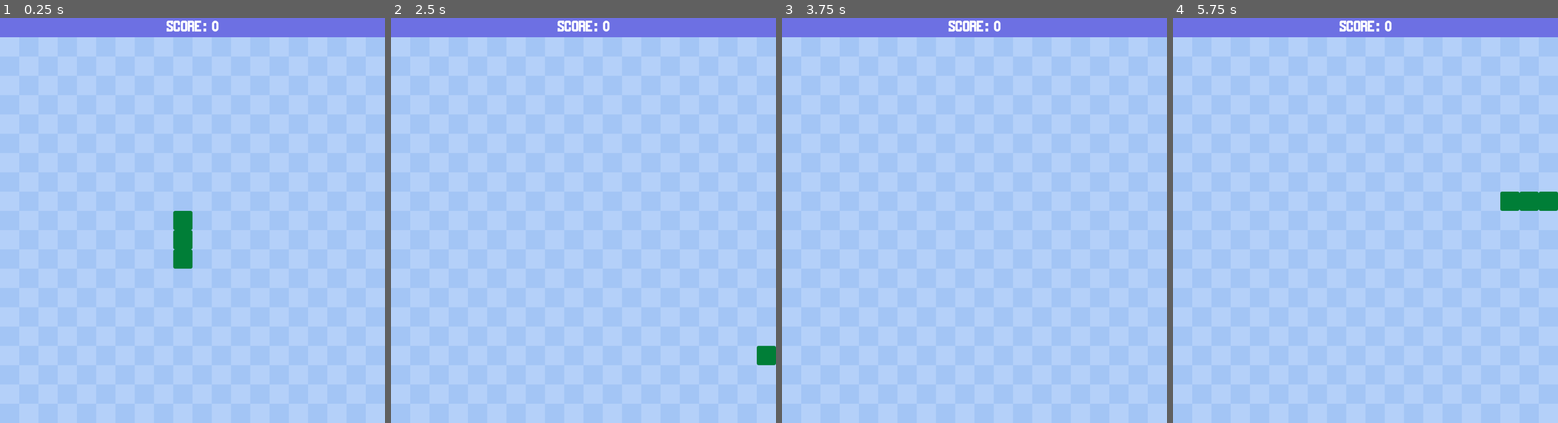
Above: before the commit, frames 1-4 (left to right).
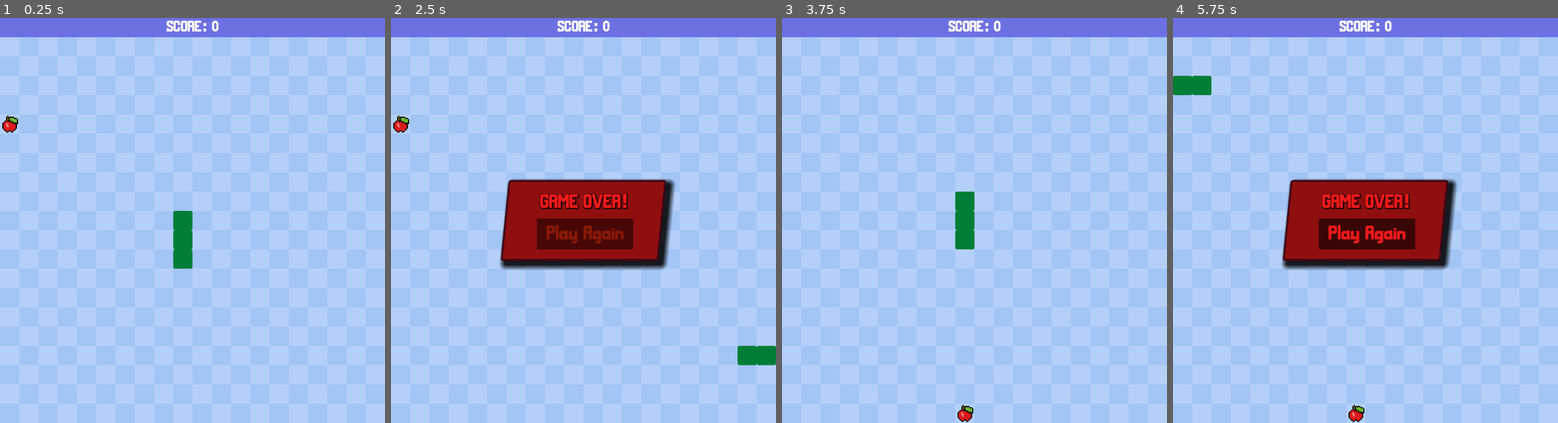
Above: after the commit, the same moments.

Repository: markod0925/Simple-Snake
Game: Godot game, scene res://scenes/main.tscn
The game is run twice, just before and just after one commit, with the same random seed, the same clock (stepped at 60 frames per second) and the same inputs.
Inputs (mouse positions are in pixels of both pictures, inside the frame that each line leads up to):
- Up to frame 1 (0.25 s): no input
- Up to frame 2 (2.5 s): tap Enter at 0.5 s; hold D (right) 0.53-1.28 s; hold S (down) 1.28-2.03 s; hold D (right) from 2.03 s (still down)
- Up to frame 3 (3.75 s): release D (right) at 2.75 s; click (974, 232) at 2.75 s, where only the run after the commit has a clickable "Play Again"; tap Space at 3.5 s; hold W (up) from 3.53 s (still down)
- Up to frame 4 (5.75 s): release W (up) at 4.28 s; hold A (left) from 4.28 s (still down)

The runs differ from the first frame. In frame 1, 0.1% of the frame differs, in the area x 0-5%, y 24-29%; in frame 2, 10%; in frame 3, 0.9%; in frame 4, 11%, in the area x 0-100%, y 14-100%.

Commit message:
Finished!

Diff:
--- /dev/null
+++ b/scenes/game_over_menu.gd
@@ -0,0 +1,14 @@
+extends CanvasLayer
+
+signal restart
+
+@onready var animation_player = $GameOverPanel/RestartButton/AnimationPlayer
+
+# Called when the node enters the scene tree for the first time.
+func _ready():
+	animation_player.play("blink")
+
+
+func _on_restart_button_button_down():
+	restart.emit()
+	#animation_player.stop()
--- /dev/null
+++ b/scenes/game_over_menu.tscn
@@ -0,0 +1,130 @@
+[gd_scene load_steps=8 format=3 uid="uid://dlwkuo2pvi6sr"]
+
+[ext_resource type="Script" path="res://scenes/game_over_menu.gd" id="1_fdoa8"]
+[ext_resource type="FontFile" uid="uid://r5ttqaxnuvgk" path="res://assets/MaldiniBold.ttf" id="1_kr0h4"]
+
+[sub_resource type="StyleBoxFlat" id="StyleBoxFlat_780dm"]
+skew = Vector2(0.1, 0)
+border_width_left = 5
+border_width_top = 5
+border_width_right = 5
+border_width_bottom = 5
+border_color = Color(0.258824, 0.227451, 0.8, 1)
+corner_radius_top_left = 5
+corner_radius_top_right = 5
+corner_radius_bottom_right = 5
+corner_radius_bottom_left = 5
+expand_margin_left = 5.0
+expand_margin_top = 5.0
+expand_margin_right = 5.0
+expand_margin_bottom = 5.0
+shadow_color = Color(0, 0, 0, 0.87451)
+shadow_size = 15
+shadow_offset = Vector2(10, 10)
+anti_aliasing_size = 2.0
+
+[sub_resource type="LabelSettings" id="LabelSettings_2bcf5"]
+font = ExtResource("1_kr0h4")
+font_size = 50
+outline_size = 1
+shadow_size = 10
+shadow_color = Color(0, 0, 0, 0.772549)
+
+[sub_resource type="Animation" id="Animation_5al7r"]
+resource_name = "blink"
+length = 0.2
+loop_mode = 1
+tracks/0/type = "value"
+tracks/0/imported = false
+tracks/0/enabled = true
+tracks/0/path = NodePath(".:theme_override_colors/font_color")
+tracks/0/interp = 1
+tracks/0/loop_wrap = true
+tracks/0/keys = {
+"times": PackedFloat32Array(0, 0.2),
+"transitions": PackedFloat32Array(1, 1),
+"update": 0,
+"values": [Color(0.737255, 1, 0.121569, 1), Color(0.490196, 1, 0.121569, 1)]
+}
+
+[sub_resource type="Animation" id="Animation_jsv5p"]
+length = 0.001
+tracks/0/type = "value"
+tracks/0/imported = false
+tracks/0/enabled = true
+tracks/0/path = NodePath(".:theme_override_colors/font_color")
+tracks/0/interp = 1
+tracks/0/loop_wrap = true
+tracks/0/keys = {
+"times": PackedFloat32Array(0),
+"transitions": PackedFloat32Array(1),
+"update": 0,
+"values": [Color(0.737255, 1, 0.121569, 1)]
+}
+
+[sub_resource type="AnimationLibrary" id="AnimationLibrary_2iqe4"]
+_data = {
+"RESET": SubResource("Animation_jsv5p"),
+"blink": SubResource("Animation_5al7r")
+}
+
+[node name="GameOverMenu" type="CanvasLayer"]
+script = ExtResource("1_fdoa8")
+
+[node name="GameOverPanel" type="Panel" parent="."]
+modulate = Color(0.937255, 0.0980392, 0.0980392, 1)
+custom_minimum_size = Vector2(400, 200)
+anchors_preset = 8
+anchor_left = 0.5
+anchor_top = 0.5
+anchor_right = 0.5
+anchor_bottom = 0.5
+offset_left = -20.0
+offset_top = -20.0
+offset_right = 20.0
+offset_bottom = 20.0
+grow_horizontal = 2
+grow_vertical = 2
+theme_override_styles/panel = SubResource("StyleBoxFlat_780dm")
+
+[node name="ResultLabel" type="Label" parent="GameOverPanel"]
+layout_mode = 1
+anchors_preset = 5
+anchor_left = 0.5
+anchor_right = 0.5
+offset_left = -110.0
+offset_top = 12.0
+offset_right = 116.0
+offset_bottom = 79.0
+grow_horizontal = 2
+text = "GAME OVER!"
+label_settings = SubResource("LabelSettings_2bcf5")
+horizontal_alignment = 1
+vertical_alignment = 2
+
+[node name="RestartButton" type="Button" parent="GameOverPanel"]
+layout_mode = 1
+anchors_preset = 8
+anchor_left = 0.5
+anchor_top = 0.5
+anchor_right = 0.5
+anchor_bottom = 0.5
+offset_left = -121.0
+offset_top = -5.0
+offset_right = 129.0
+offset_bottom = 75.0
+grow_horizontal = 2
+grow_vertical = 2
+theme_override_colors/font_color = Color(0.737255, 1, 0.121569, 1)
+theme_override_fonts/font = ExtResource("1_kr0h4")
+theme_override_font_sizes/font_size = 52
+toggle_mode = true
+text = "Play Again"
+
+[node name="AnimationPlayer" type="AnimationPlayer" parent="GameOverPanel/RestartButton"]
+libraries = {
+"": SubResource("AnimationLibrary_2iqe4")
+}
+autoplay = "blink"
+
+[connection signal="button_down" from="GameOverPanel/RestartButton" to="." method="_on_restart_button_button_down"]
--- a/scenes/main.gd
+++ b/scenes/main.gd
@@ -4,6 +4,7 @@
 @onready var hud = $HUD
 @onready var snake_container = $Snake
 @onready var move_timer = $MoveTimer
+@onready var game_over_menu = $GameOverMenu
 
 var score : int
 var game_started : bool = false
@@ -31,17 +32,23 @@
 	new_game()
 
 
+
 # Called every frame. 'delta' is the elapsed time since the previous frame.
 func _process(delta):
 	move_snake()
 
 
+
 func new_game() -> void:
+	get_tree().paused = false
+	get_tree().call_group("segments", "queue_free")
+	game_over_menu.hide()
 	score = 0
 	hud.get_node("ScoreLabel").text = "SCORE: " + str(score)
 	move_dir = Vector2.UP
 	can_move = true
 	generate_snake()
+	move_food()
 
 
 func generate_snake() -> void:
@@ -113,9 +120,31 @@
 			end_game()
 
 
+func move_food() -> void:
+	while regen_food:
+		regen_food = false
+		food_pos = Vector2(randi_range(0, cells - 1), randi_range(0, cells - 1))
+		for i in range(len(snake_data)):
+			if food_pos == snake_data[i]:
+				regen_food = true
+	$Food.position = (food_pos * cell_size) + Vector2(0, cell_size)
+	regen_food = true
+
+
 func check_food_eaten() -> void:
-	pass
+	if snake_data[0] == food_pos:
+		score += 1
+		$HUD.get_node("ScoreLabel").text = "SCORE: " + str(score)
+		add_segment(snake_data[-1])
+		move_food()
 
 
 func end_game() -> void:
-	print("end game")
+	move_timer.stop()
+	game_over_menu.show()
+	game_started = false
+	get_tree().paused = true
+
+
+func _on_game_over_menu_restart():
+	new_game()
--- a/scenes/main.tscn
+++ b/scenes/main.tscn
@@ -1,10 +1,11 @@
-[gd_scene load_steps=6 format=3 uid="uid://ddmq6adra8aks"]
+[gd_scene load_steps=7 format=3 uid="uid://ddmq6adra8aks"]
 
 [ext_resource type="Script" path="res://scenes/main.gd" id="1_cxp0h"]
 [ext_resource type="Texture2D" uid="uid://bj2ambwei5ogi" path="res://assets/bg.png" id="2_70d2w"]
 [ext_resource type="PackedScene" uid="uid://b8qve6dqyj0ue" path="res://scenes/snake_segment.tscn" id="2_75cp6"]
 [ext_resource type="PackedScene" uid="uid://dkr1f4pxp7mea" path="res://scenes/hud.tscn" id="3_1e56e"]
 [ext_resource type="Texture2D" uid="uid://dxyvfago0gd5f" path="res://assets/apple.png" id="5_eoqg0"]
+[ext_resource type="PackedScene" uid="uid://dlwkuo2pvi6sr" path="res://scenes/game_over_menu.tscn" id="6_5bu3g"]
 
 [node name="Main" type="Node"]
 script = ExtResource("1_cxp0h")
@@ -24,5 +25,11 @@
 [node name="Food" type="Sprite2D" parent="."]
 position = Vector2(25, 25)
 texture = ExtResource("5_eoqg0")
+centered = false
+
+[node name="GameOverMenu" parent="." instance=ExtResource("6_5bu3g")]
+process_mode = 2
+visible = false
 
 [connection signal="timeout" from="MoveTimer" to="." method="_on_move_timer_timeout"]
+[connection signal="restart" from="GameOverMenu" to="." method="_on_game_over_menu_restart"]
--- a/scenes/snake_segment.tscn
+++ b/scenes/snake_segment.tscn
@@ -7,7 +7,7 @@
 corner_radius_bottom_right = 5
 corner_radius_bottom_left = 5
 
-[node name="SnakeSegment" type="Panel"]
+[node name="SnakeSegment" type="Panel" groups=["segments"]]
 offset_right = 50.0
 offset_bottom = 50.0
 theme_override_styles/panel = SubResource("StyleBoxFlat_arwwg")
